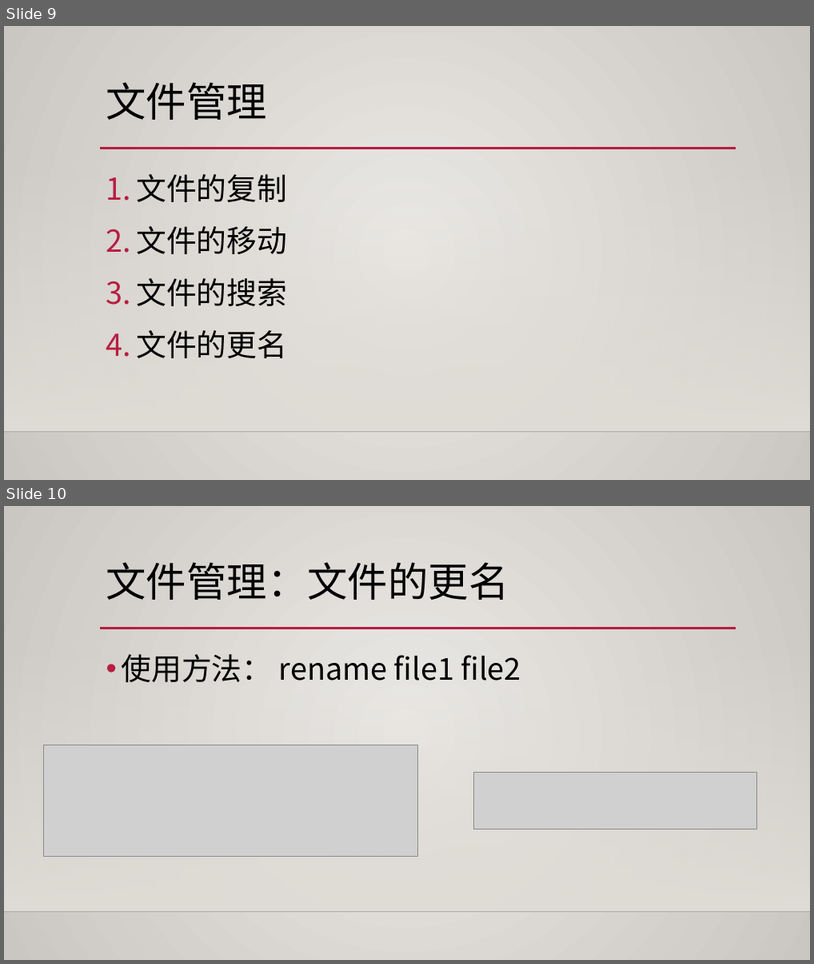
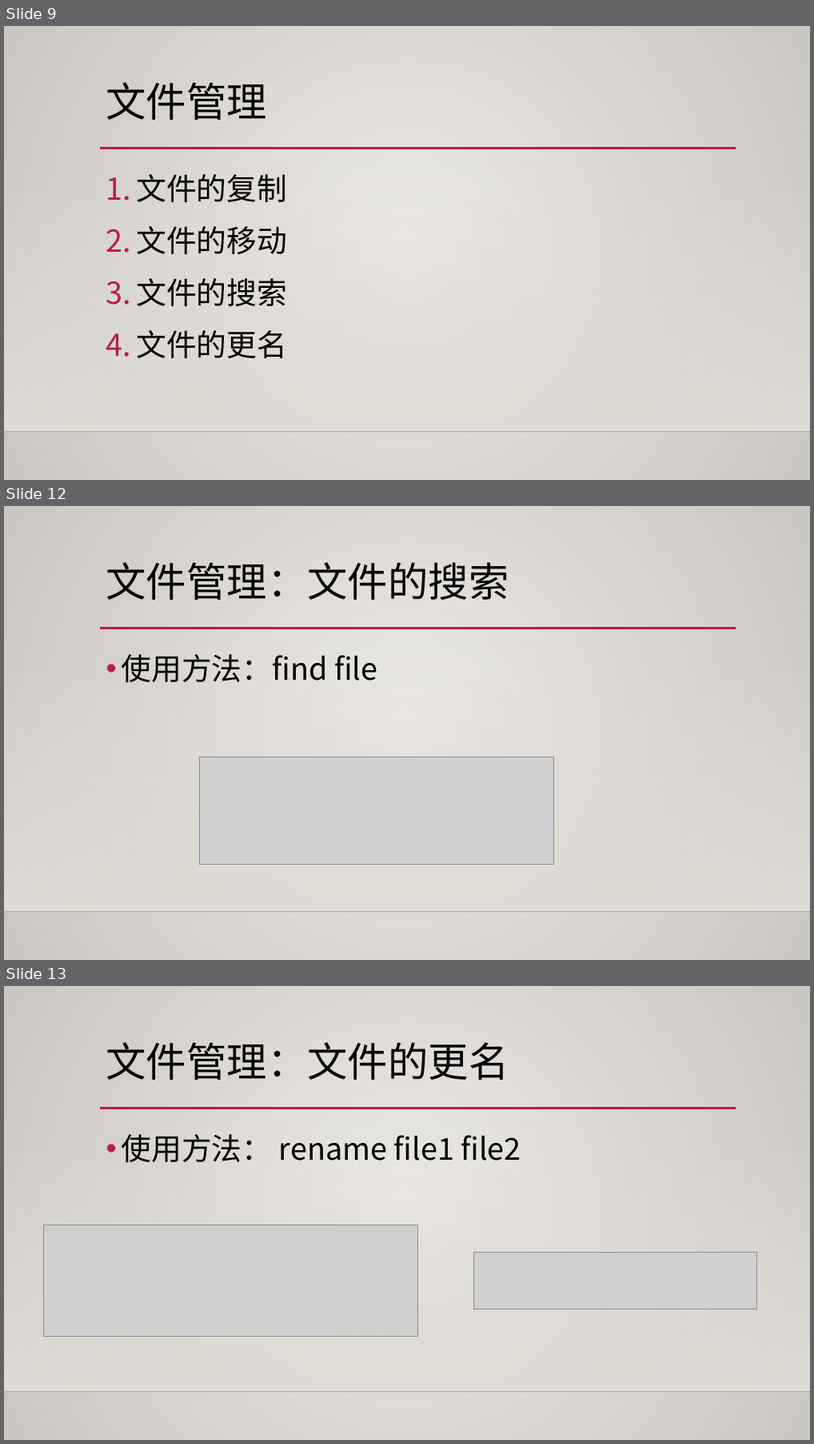
Before and after one commit to wuhaixu2016/xv6_OS, a slide deck: report/shell改进.pptx. Shown one above the other, each under a label of ours: slides 9 and 10 before the commit, slides 9, 12 and 13 after it; the slides between them are not shown. The pictures are 814x964 and 814x1444 pixels, drawn with LibreOffice and Linux fonts; fonts in the diff are those of the drawing; grey boxes stand for pictures; background and template pictures are left out. Boxes give left, top, right and bottom in pixels: in the first picture for what was removed or moved away, otherwise in the second. Text is boxed around its words. In the diff, an @@ line names an element or a change of style, - is before the commit and + after.

```diff
--- a/report/shell改进.pptx
+++ b/report/shell改进.pptx
@@ slide 12 added at (4,506,810,960), background gradient #ECEAE7 to #CAC7C1; not listed: 3 template elements that a slide beside it also shows @@
@@ title added at (106,562,510,600), 48 pt, text #000000 @@
+文件管理：文件的搜索
@@ text added at (121,654,378,683), 36 pt, text #000000 @@
+• 使用方法：find file
@@ picture added at (199,756,554,864) @@
@@ what was slide 10 is now slide 13 @@
```
Also in this commit, not shown: 2 other slides added.
